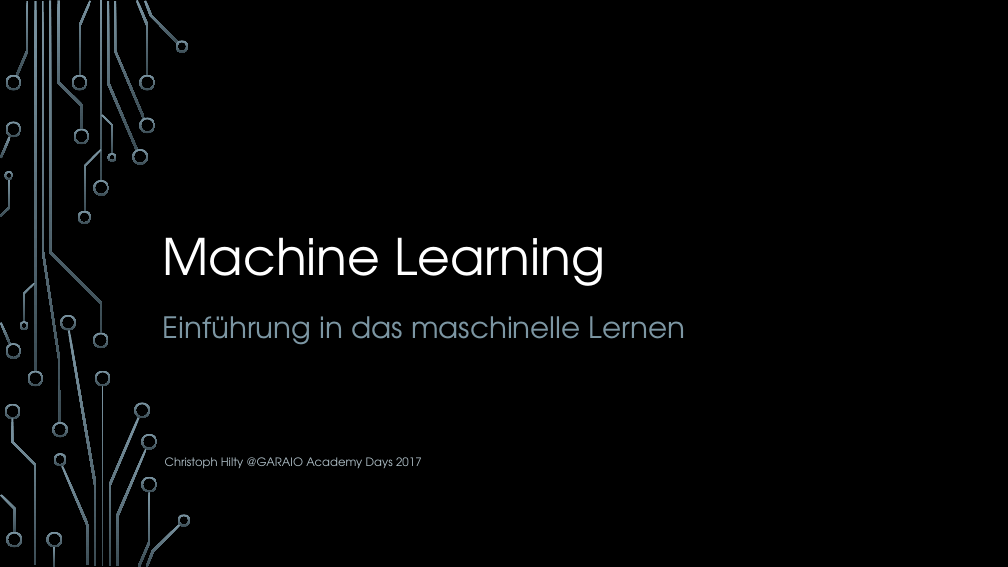
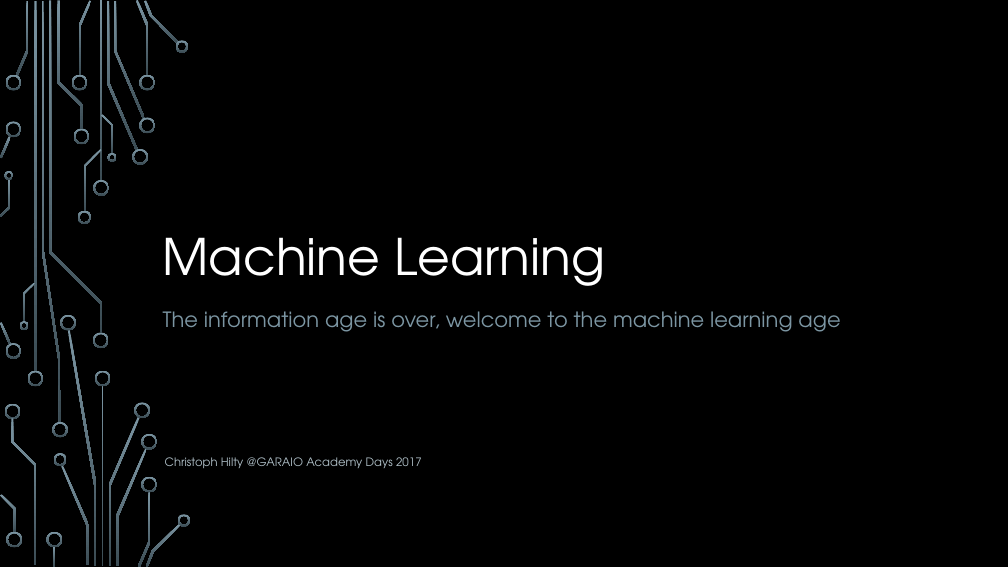
Before and after one commit to hacpro/introduction-machine-learning, a slide deck: slide 1 of presentation.pptx. Drawn at 1008x567 pixels with LibreOffice and Linux fonts; fonts in the diff are those of the drawing; background and template pictures are left out. Boxes give left, top, right and bottom in pixels: in the first picture for what was removed or moved away, otherwise in the second. Text is boxed around its words. In the diff, an @@ line names an element or a change of style, - is before the commit and + after.

Commit message:
Minor change.

```diff
--- a/presentation.pptx
+++ b/presentation.pptx
@@ subtitle at [163, 311, 840, 332]: text changed; size 28 to 20 pt @@
-Einführung in das maschinelle Lernen
+The information age is over, welcome to the machine learning age
```
Also in this commit, not shown: 5 other slides changed.
